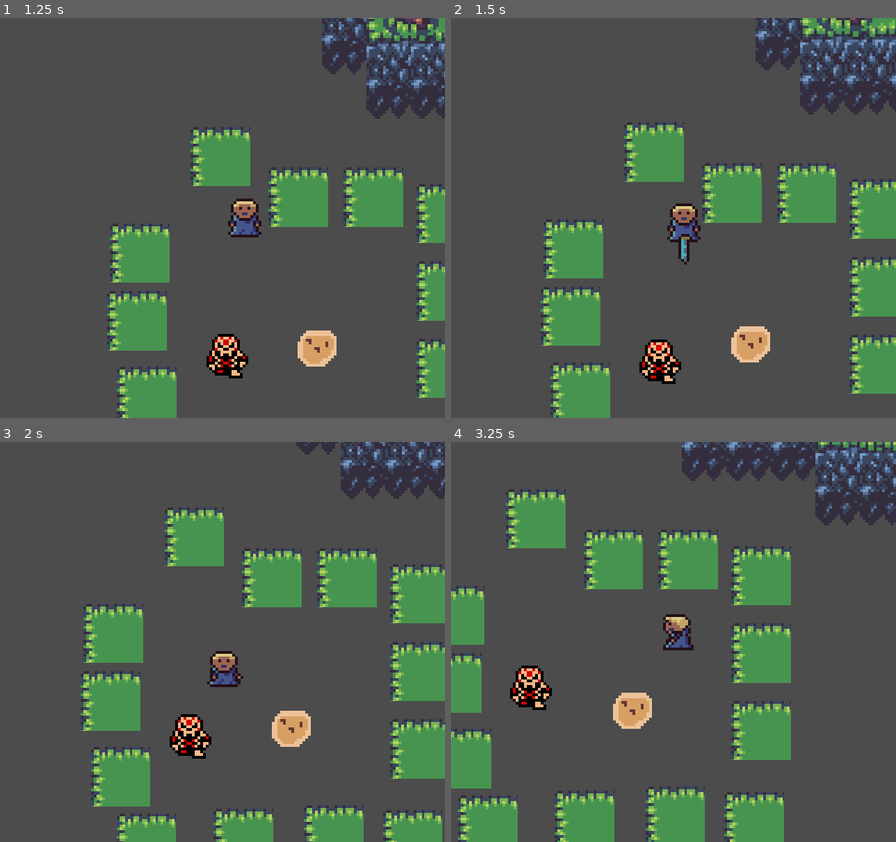
Above: before the commit, frames 1-4 (two rows, left to right).
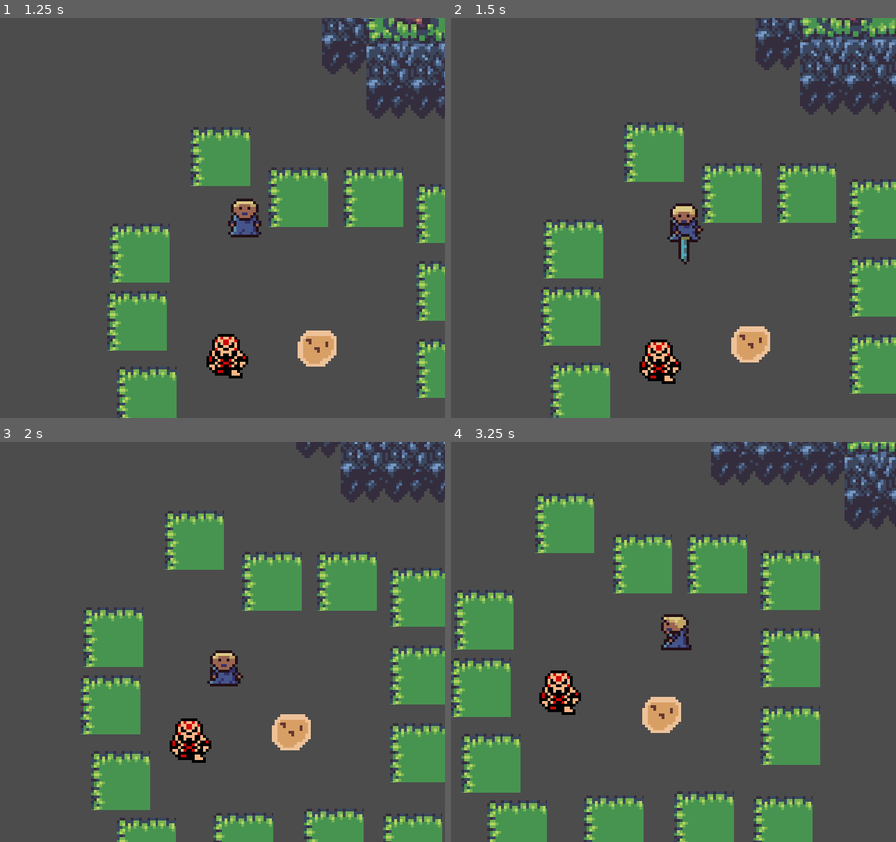
Above: after the commit, the same moments.

Repository: garrettwidner/Zeldalike
Game: Godot game, scene res://player/test.tscn
The game is run twice, just before and just after one commit, with the same random seed, the same clock (stepped at 60 frames per second) and the same inputs.
Inputs:
- Up to frame 1 (1.25 s): hold Right (right) from 0.53 s (still down); hold J (a) from 0.53 s (still down); tap K (b) at 0.8 s
- Up to frame 2 (1.5 s): release Right (right) at 1.28 s; release J (a) at 1.28 s; hold Down (down) from 1.28 s (still down); tap K (b) at 1.35 s
- Up to frame 3 (2 s): keep holding Down (down); tap I (x) at 1.55 s
- Up to frame 4 (3.25 s): release Down (down) at 2.03 s; hold Right (right) 2.03-2.78 s; hold I (x) 2.03-2.78 s; tap J (a) at 2.3, 2.85 s; hold Up (up) from 2.78 s (still down); tap K (b) at 3.05 s

Frame 1 is identical in both runs. In frame 2, 0.2% of the frame differs, in the area x 48-57%, y 47-56%; in frame 3, 10%; in frame 4, 30%, in the area x 0-100%, y 0-100%.
Error in both runs: Attempt to call function 'connect' in base 'null instance' on a null instance. (res://player/player.gd:21)

Commit message:
Added ability to put up a shield and block, still need to test and debug for behaviors

Diff:
--- a/zeldalike/dialogue_test/StoryTestScene.tscn
+++ b/zeldalike/dialogue_test/StoryTestScene.tscn
@@ -338,7 +338,7 @@
 tile_data = PoolIntArray( 786436, 0, 0, 786437, 0, 65536, 786438, 0, 65536, 786439, 0, 65536, 786440, 0, 65536, 786441, …(769 unchanged characters)…
 
 [node name="sand_tiles" type="TileMap" parent="."]
-z_index = -1
+z_index = -2
 tile_set = SubResource( 26 )
 cell_size = Vector2( 16, 16 )
 format = 1
--- a/zeldalike/engine/entity.gd
+++ b/zeldalike/engine/entity.gd
@@ -60,6 +60,16 @@
 			hitstun_timer = hitstun_amount
 			knockdir = global_transform.origin - body.global_transform.origin
 
+func hitback_loop():
+	if hitstun_timer > 0:
+		hitstun_timer -= 1
+	for area in $hitbox.get_overlapping_areas():
+		var body = area.get_parent()
+		if hitstun_timer == 0 and body.get("DAMAGE") != null and body.get("TYPE") != TYPE:
+#			health -= body.get("DAMAGE")
+			hitstun_timer = hitstun_amount
+			knockdir = global_transform.origin - body.global_transform.origin
+
 func use_item(item):
 	var newitem = item.instance()
 	newitem.add_to_group(str(newitem.get_name(), self))
--- /dev/null
+++ b/zeldalike/items/shield/shield.gd
@@ -0,0 +1,14 @@
+extends Node2D
+
+var TYPE : String = ""
+var maxamount = 1
+
+func _ready():
+	TYPE = get_parent().TYPE
+	$anim.play(str("hold", get_parent().spritedir))
+	if get_parent().has_method("state_block"):
+		get_parent().set_state_block()
+
+func _process(delta):
+	if get_parent().state != "block":
+		queue_free()
--- /dev/null
+++ b/zeldalike/items/shield/shield.tscn
@@ -0,0 +1,99 @@
+[gd_scene load_steps=8 format=2]
+
+[ext_resource path="res://items/shield/shield.gd" type="Script" id=1]
+[ext_resource path="res://items/shield/shield.png" type="Texture" id=2]
+
+[sub_resource type="Animation" id=2]
+resource_name = "holddown"
+tracks/0/type = "value"
+tracks/0/path = NodePath("Sprite:region_rect")
+tracks/0/interp = 1
+tracks/0/loop_wrap = true
+tracks/0/imported = false
+tracks/0/enabled = true
+tracks/0/keys = {
+"times": PoolRealArray( 0 ),
+"transitions": PoolRealArray( 1 ),
+"update": 0,
+"values": [ Rect2( 0, 0, 16, 16 ) ]
+}
+
+[sub_resource type="Animation" id=3]
+resource_name = "holdleft"
+tracks/0/type = "value"
+tracks/0/path = NodePath("Sprite:flip_h")
+tracks/0/interp = 1
+tracks/0/loop_wrap = true
+tracks/0/imported = false
+tracks/0/enabled = true
+tracks/0/keys = {
+"times": PoolRealArray( 0 ),
+"transitions": PoolRealArray( 1 ),
+"update": 1,
+"values": [ true ]
+}
+tracks/1/type = "value"
+tracks/1/path = NodePath("Sprite:region_rect")
+tracks/1/interp = 1
+tracks/1/loop_wrap = true
+tracks/1/imported = false
+tracks/1/enabled = true
+tracks/1/keys = {
+"times": PoolRealArray( 0 ),
+"transitions": PoolRealArray( 1 ),
+"update": 0,
+"values": [ Rect2( 32, 0, 16, 16 ) ]
+}
+
+[sub_resource type="Animation" id=4]
+resource_name = "holdright"
+tracks/0/type = "value"
+tracks/0/path = NodePath("Sprite:region_rect")
+tracks/0/interp = 1
+tracks/0/loop_wrap = true
+tracks/0/imported = false
+tracks/0/enabled = true
+tracks/0/keys = {
+"times": PoolRealArray( 0 ),
+"transitions": PoolRealArray( 1 ),
+"update": 0,
+"values": [ Rect2( 32, 0, 16, 16 ) ]
+}
+
+[sub_resource type="Animation" id=5]
+resource_name = "holdup"
+tracks/0/type = "value"
+tracks/0/path = NodePath("Sprite:region_rect")
+tracks/0/interp = 1
+tracks/0/loop_wrap = true
+tracks/0/imported = false
+tracks/0/enabled = true
+tracks/0/keys = {
+"times": PoolRealArray( 0 ),
+"transitions": PoolRealArray( 1 ),
+"update": 0,
+"values": [ Rect2( 16, 0, 16, 16 ) ]
+}
+
+[sub_resource type="RectangleShape2D" id=1]
+extents = Vector2( 8, 7 )
+
+[node name="shield" type="Node2D"]
+script = ExtResource( 1 )
+
+[node name="anim" type="AnimationPlayer" parent="."]
+anims/holddown = SubResource( 2 )
+anims/holdleft = SubResource( 3 )
+anims/holdright = SubResource( 4 )
+anims/holdup = SubResource( 5 )
+
+[node name="Sprite" type="Sprite" parent="."]
+texture = ExtResource( 2 )
+flip_h = true
+region_enabled = true
+region_rect = Rect2( 32, 0, 16, 16 )
+
+[node name="Area2D" type="Area2D" parent="."]
+
+[node name="CollisionShape2D" type="CollisionShape2D" parent="Area2D"]
+shape = SubResource( 1 )
--- a/zeldalike/player/player.gd
+++ b/zeldalike/player/player.gd
@@ -28,6 +28,8 @@
 			state_swing()
 		"listen":
 			state_listen()
+		"block":
+			state_block()
 
 func dialogue_finished():
 	set_state_default()
@@ -56,14 +58,30 @@
 	if Input.is_action_just_pressed("b"):
 		use_item(preload("res://items/sword/sword.tscn"))
 
+	if Input.is_action_just_pressed("x"):
+		use_item(preload("res://items/shield/shield.tscn"))
+		pass
+
+
 	movement_loop()
 
 func state_swing():
-	switch_anim("idle")
+	switch_anim("attack")
 	damage_loop()
 
 func state_listen():
 	switch_anim("idle")
+
+func state_block():
+	switch_anim("block")
+	set_speed()
+	set_movedir()
+	set_facedir()
+	set_spritedir()
+	movement_loop()
+	hitback_loop()
+	if Input.is_action_just_released("x"):
+		set_state_default()
 
 func add_sprinkle():
 	var sprinkle = sprinkleresource.instance()
@@ -81,10 +99,11 @@
 	self.get_parent().add_child(sprinkle)
 
 func set_speed():
-	if Input.is_action_pressed("x"):
-		speed = runspeed
-	else:
-		speed = walkspeed
+#	if Input.is_action_pressed("x"):
+#		speed = runspeed
+#	else:
+#		speed = walkspeed
+	speed = walkspeed
 
 func set_movedir():
 	var LEFT : bool = Input.is_action_pressed("left")
@@ -140,3 +159,6 @@
 
 func set_state_listen():
 	state = "listen"
+
+func set_state_block():
+	state = "block"
--- a/zeldalike/player/player.tscn
+++ b/zeldalike/player/player.tscn
@@ -11,6 +11,66 @@
 [sub_resource type="RectangleShape2D" id=1]
 extents = Vector2( 4, 3 )
 
+[sub_resource type="Animation" id=12]
+resource_name = "attackdown"
+tracks/0/type = "value"
+tracks/0/path = NodePath("Sprite:frame")
+tracks/0/interp = 1
+tracks/0/loop_wrap = true
+tracks/0/imported = false
+tracks/0/enabled = true
+tracks/0/keys = {
+"times": PoolRealArray( 0 ),
+"transitions": PoolRealArray( 1 ),
+"update": 1,
+"values": [ 3 ]
+}
+
+[sub_resource type="Animation" id=13]
+resource_name = "attackleft"
+tracks/0/type = "value"
+tracks/0/path = NodePath("Sprite:frame")
+tracks/0/interp = 1
+tracks/0/loop_wrap = true
+tracks/0/imported = false
+tracks/0/enabled = true
+tracks/0/keys = {
+"times": PoolRealArray( 0 ),
+"transitions": PoolRealArray( 1 ),
+"update": 1,
+"values": [ 15 ]
+}
+
+[sub_resource type="Animation" id=14]
+resource_name = "attackright"
+tracks/0/type = "value"
+tracks/0/path = NodePath("Sprite:frame")
+tracks/0/interp = 1
+tracks/0/loop_wrap = true
+tracks/0/imported = false
+tracks/0/enabled = true
+tracks/0/keys = {
+"times": PoolRealArray( 0 ),
+"transitions": PoolRealArray( 1 ),
+"update": 1,
+"values": [ 11 ]
+}
+
+[sub_resource type="Animation" id=15]
+resource_name = "attackup"
+tracks/0/type = "value"
+tracks/0/path = NodePath("Sprite:frame")
+tracks/0/interp = 1
+tracks/0/loop_wrap = true
+tracks/0/imported = false
+tracks/0/enabled = true
+tracks/0/keys = {
+"times": PoolRealArray( 0 ),
+"transitions": PoolRealArray( 1 ),
+"update": 1,
+"values": [ 7 ]
+}
+
 [sub_resource type="Animation" id=2]
 resource_name = "idledown"
 tracks/0/type = "value"
@@ -148,7 +208,7 @@
 texture = ExtResource( 2 )
 vframes = 4
 hframes = 4
-frame = 13
+frame = 4
 
 [node name="CollisionShape2D" type="CollisionShape2D" parent="."]
 position = Vector2( 0, 3 )
@@ -156,6 +216,10 @@
 
 [node name="anim" type="AnimationPlayer" parent="."]
 playback_speed = 3.0
+anims/attackdown = SubResource( 12 )
+anims/attackleft = SubResource( 13 )
+anims/attackright = SubResource( 14 )
+anims/attackup = SubResource( 15 )
 anims/idledown = SubResource( 2 )
 anims/idleleft = SubResource( 3 )
 anims/idleright = SubResource( 4 )
Binary file added: zeldalike/items/shield/shield.png
Not shown, added: zeldalike/items/shield/shield.png.import
Not shown: 1 places in zeldalike/player/player.tscn that only renumber resources
